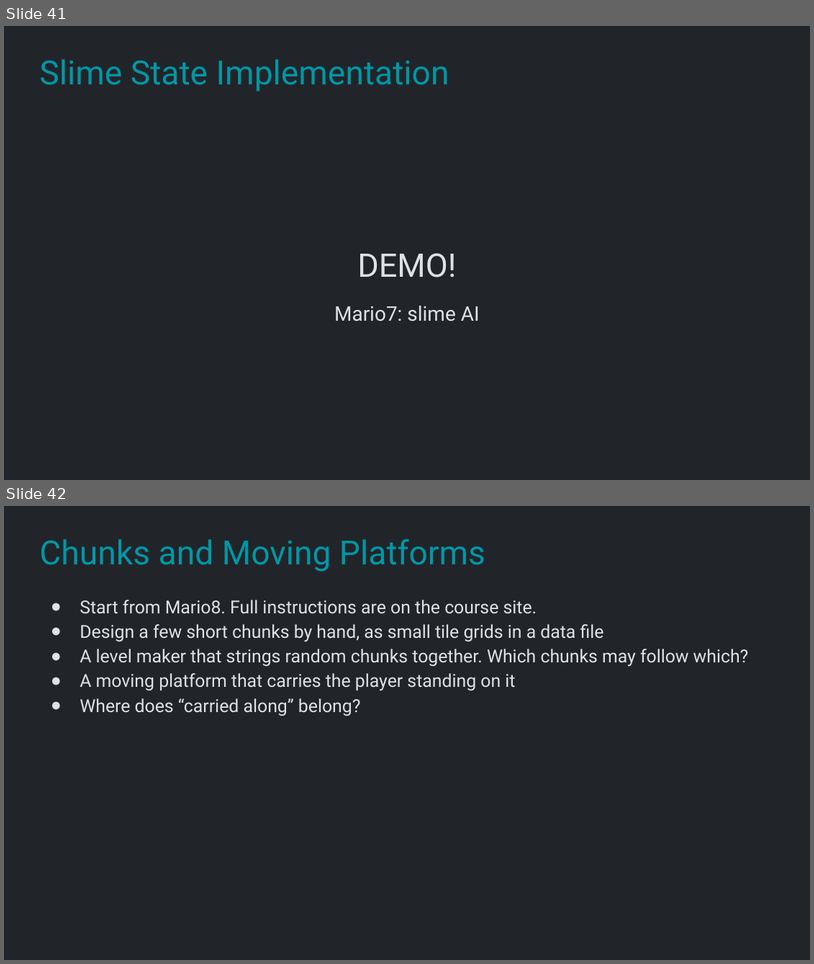
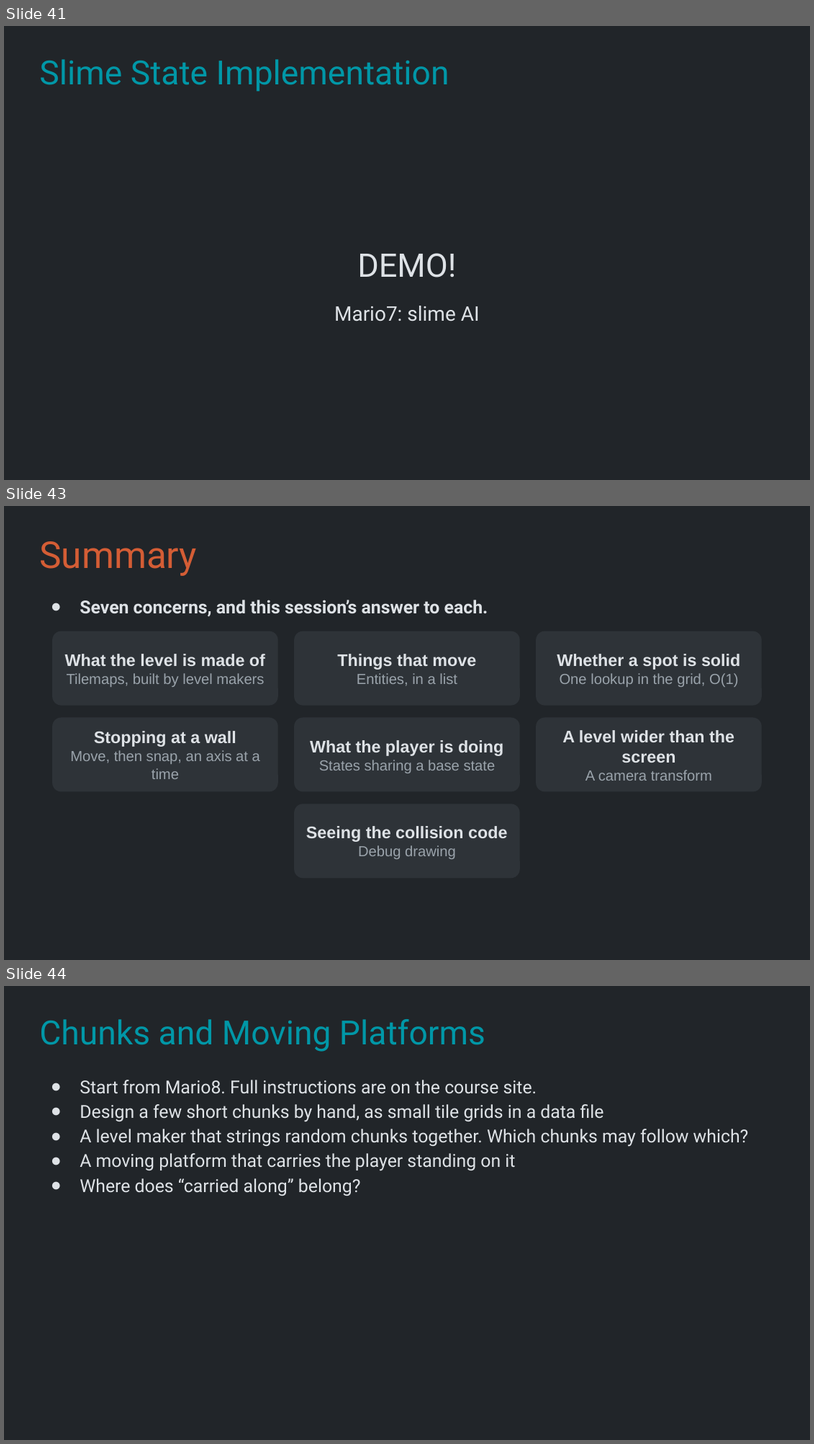
Before and after one commit to Metamate/gar, a slide deck: slides/06 Super Mario Bros.pptx. Shown one above the other, each under a label of ours: slides 41 and 42 before the commit, slides 41, 43 and 44 after it; the slides between them are not shown. The pictures are 814x964 and 814x1444 pixels, drawn with LibreOffice and Linux fonts; fonts in the diff are those of the drawing. Boxes give left, top, right and bottom in pixels: in the first picture for what was removed or moved away, otherwise in the second. Text is boxed around its words. In the diff, an @@ line names an element or a change of style, - is before the commit and + after.

```diff
--- a/slides/06 Super Mario Bros.pptx
+++ b/slides/06 Super Mario Bros.pptx
@@ slide 43 added at [4,506,810,960], background #212529 @@
@@ title added at [39,541,197,576], 33 pt, text #D45D35 @@
+Summary
@@ text added at [80,600,489,617], 16 pt, text #DEE2E6, bold @@
+● Seven concerns, and this session’s answer to each.
@@ rounded rectangle added at [52,631,278,705], fill #2E3338, 13 pt, text #9AA3AB @@
+What the level is made of
+Tilemaps, built by level makers
@@ rounded rectangle added at [294,631,520,705], fill #2E3338, 13 pt, text #9AA3AB @@
+Things that move
+Entities, in a list
@@ rounded rectangle added at [536,631,762,705], fill #2E3338, 13 pt, text #9AA3AB @@
+Whether a spot is solid
+One lookup in the grid, O(1)
@@ rounded rectangle added at [52,717,278,791], fill #2E3338, 13 pt, text #9AA3AB @@
+Stopping at a wall
+Move, then snap, an axis at a time
@@ rounded rectangle added at [294,717,520,791], fill #2E3338, 13 pt, text #9AA3AB @@
+What the player is doing
+States sharing a base state
@@ rounded rectangle added at [536,717,762,791], fill #2E3338, 15 pt, text #DEE2E6, bold @@
+A level wider than the screen
+A camera transform
@@ rounded rectangle added at [294,803,520,878], fill #2E3338, 15 pt, text #DEE2E6, bold @@
+Seeing the collision code
+Debug drawing
@@ what was slide 42 is now slide 44 @@
```
Also in this commit, not shown: 1 other slide added, 20 other files.
